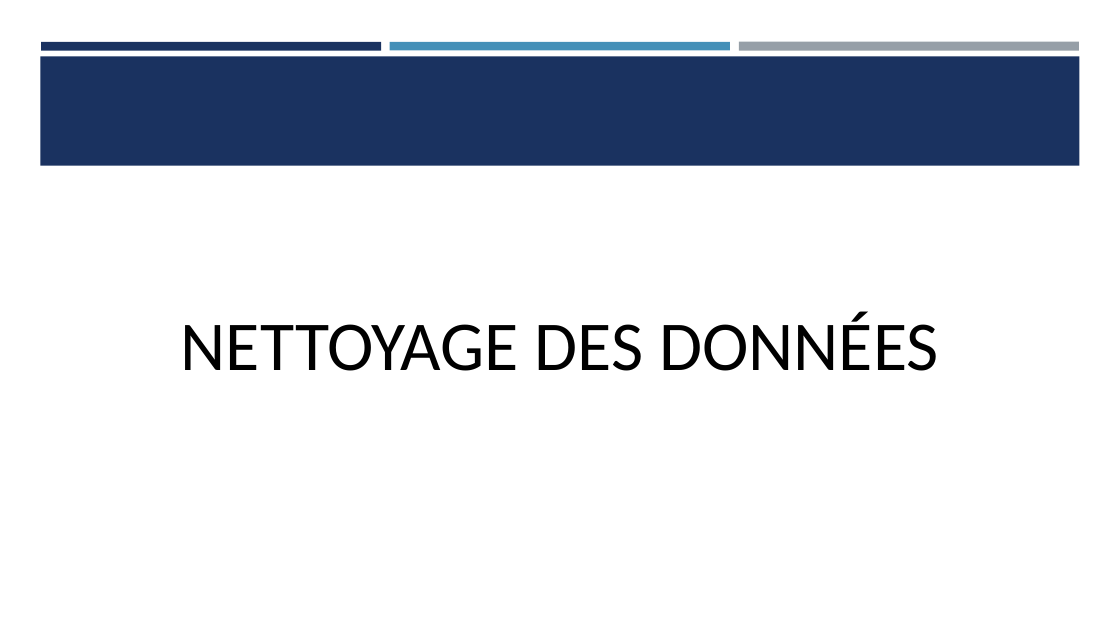
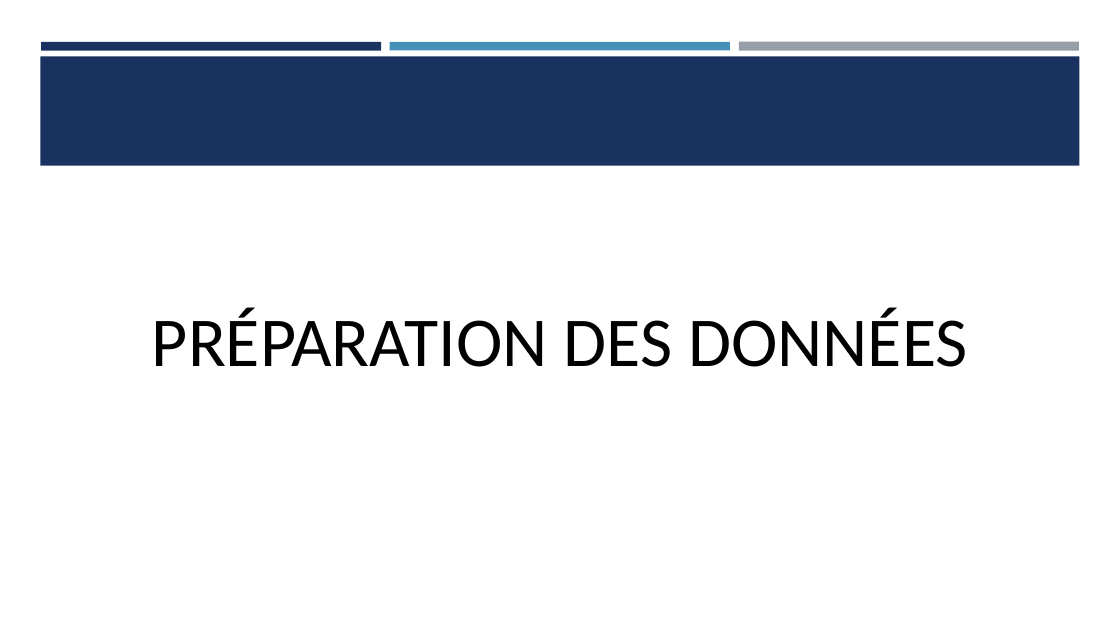
Before and after one commit to Ace4teaM/OCR-NovaTech, a slide deck: slide 7 of Presentation.pptx (slide 10 before the commit). Drawn at 1120x630 pixels with LibreOffice and Linux fonts; fonts in the diff are those of the drawing. Boxes give left, top, right and bottom in pixels: in the first picture for what was removed or moved away, otherwise in the second. Text is boxed around its words. In the diff, an @@ line names an element or a change of style, - is before the commit and + after.

```diff
--- a/Presentation.pptx
+++ b/Presentation.pptx
@@ title at (152,308,968,367): text changed @@
-NETTOYAGE DES DONNÉES
+PRÉPARATION DES DONNÉES
```
Also in this commit, not shown: 16 other slides changed, 8 slides added, 5 slides removed, 6 other files.
